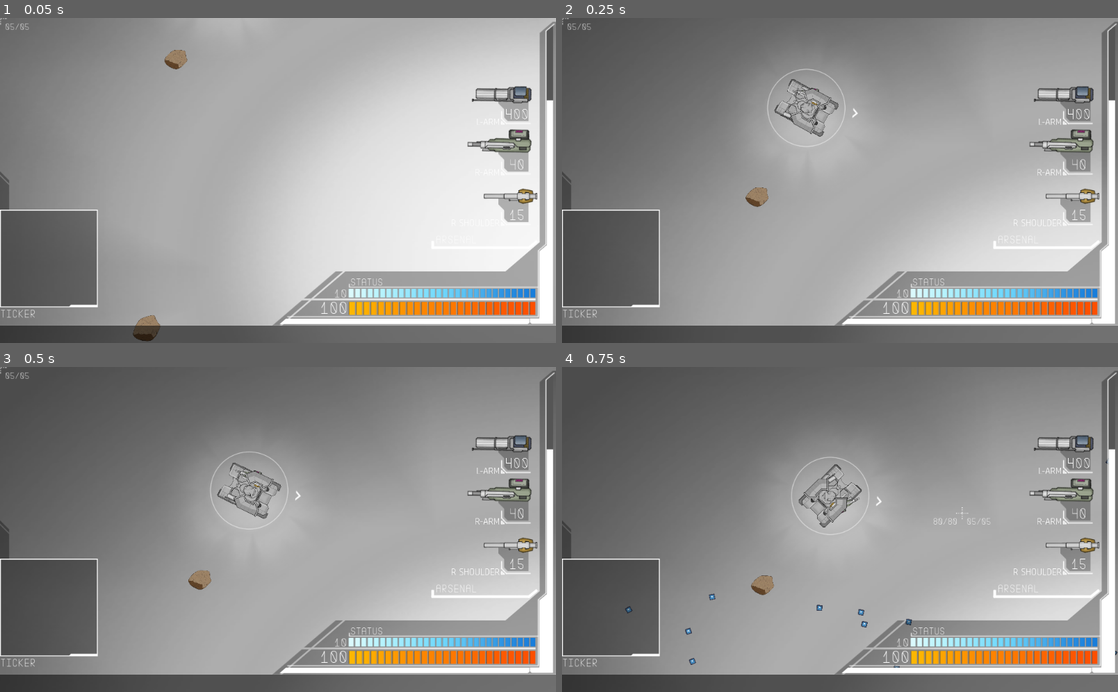
Above: before the commit, frames 1-4 (two rows, left to right).
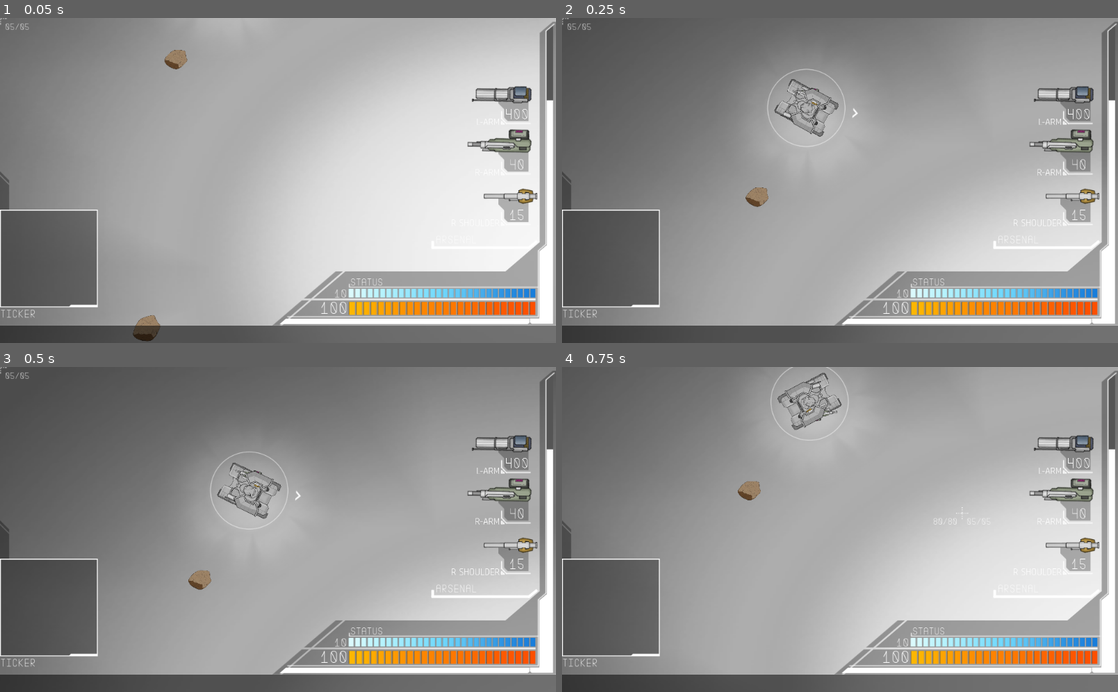
Above: after the commit, the same moments.

Repository: Littlerun-Bastion/Soulless-Steel
Game: Godot game, scene res://game/arena/Arena.tscn
Two runs of this game, one before a commit and one after it. Both use one fixed random seed, a clock stepped at 60 frames per second and the inputs below.
Inputs (mouse positions are in pixels of both pictures, inside the frame that each line leads up to):
- Up to frame 1 (0.05 s): no input
- Up to frame 2 (0.25 s): no input
- Up to frame 3 (0.5 s): no input
- Up to frame 4 (0.75 s): tap Enter at 0.5 s; move the mouse to (962, 513) at 0.52 s; hold D (right) from 0.53 s (still down); tap C at 0.6 s

Frames 1-3 are identical in both runs. In frame 4, 44% of the frame differs, in the area x 5-100%, y 0-95%.

Commit message:
Fixed another bullet crash + restart debug button

Diff:
--- a/project/game/arena/Arena.gd
+++ b/project/game/arena/Arena.gd
@@ -29,6 +29,8 @@
 	if event is InputEventKey:
 		if event.pressed and event.scancode == KEY_B:
 			$ShaderEffects/VCREffect.visible = !$ShaderEffects/VCREffect.visible
+		if event.pressed and event.scancode == KEY_C:
+			get_tree().change_scene("res://game/arena/Arena.tscn")
 
 
 func update_navigation_polygon():
--- a/project/game/weapons/RegularProjectile.gd
+++ b/project/game/weapons/RegularProjectile.gd
@@ -45,7 +45,7 @@
 	if body.is_in_group("mecha"):
 		if body.is_shape_id_legs(body_shape):
 			return
-		if body != original_mecha_info.body:
+		if original_mecha_info.body and body != original_mecha_info.body:
 			body.add_decal(body_shape, global_transform, decal_type, $Sprite.scale*$Sprite.texture.get_size())
 			body.take_damage(damage, original_mecha_info, weapon_name)
 			body.knockback(global_position, 100*damage/float(body.get_max_hp()))
